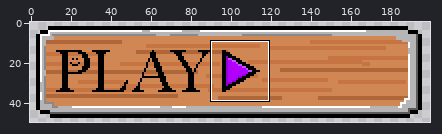
Edited in one commit: sprite sheet (images/play.png). The first picture is a wide view before the edit; the outline marks the close-up.
Close-up. As it was:
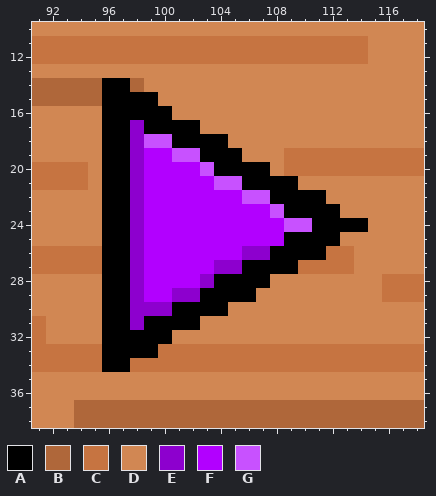
The file is 200x50 pixels. Pixels under 10% opacity are left out. Shown: x 91..118, y 10..38.
Palette (. is transparent): A #000000  B #af673a  C #c67441  D #d18753  E #8d00ce  F #b200ff  G #c851ff
Pixels before, first column x 91:
10 DDDDDDDDDDDDDDDDDDDDDDDDDDDD
11 CCCCCCCCCCCCCCCCCCCCCCCCDDDD
12 CCCCCCCCCCCCCCCCCCCCCCCCDDDD
13 DDDDDDDDDDDDDDDDDDDDDDDDDDDD
14 BBBBBAABDDDDDDDDDDDDDDDDDDDD
15 BBBBBAAAADDDDDDDDDDDDDDDDDDD
16 DDDDDAAAAADDDDDDDDDDDDDDDDDD
17 DDDDDAAEAAAADDDDDDDDDDDDDDDD
18 DDDDDAAEGGAAAADDDDDDDDDDDDDD
19 DDDDDAAEFFGGAAADDDCCCCCCCCCC
20 CCCCDAAEFFFFGAAAADCCCCCCCCCC
21 CCCCDAAEFFFFFGGAAAADDDDDDDDD
22 DDDDDAAEFFFFFFFGGAAAADDDDDDD
23 DDDDDAAEFFFFFFFFFGAAAADDDDDD
24 DDDDDAAEFFFFFFFFFFGGAAAADDDD
25 DDDDDAAEFFFFFFFFFFAAAADDDDDD
26 CCCCCAAEFFFFFFFEEAAAACCDDDDD
27 CCCCCAAEFFFFFEEAAAACCCCDDDDD
28 DDDDDAAEFFFFEAAAADDDDDDDDCCC
29 DDDDDAAEFFEEAAAADDDDDDDDDCCC
30 DDDDDAAEEEAAAADDDDDDDDDDDDDD
31 CDDDDAAEAAAADDDDDDDDDDDDDDDD
32 CDDDDAAAAADDDDDDDDDDDDDDDDDD
33 CCCCCAAAACCCCCCCCCCCCCCCCCCC
34 CCCCCAACCCCCCCCCCCCCCCCCCCCC
35 DDDDDDDDDDDDDDDDDDDDDDDDDDDD
36 DDDDDDDDDDDDDDDDDDDDDDDDDDDD
37 DDDBBBBBBBBBBBBBBBBBBBBBBBBB
38 DDDBBBBBBBBBBBBBBBBBBBBBBBBB
The result:
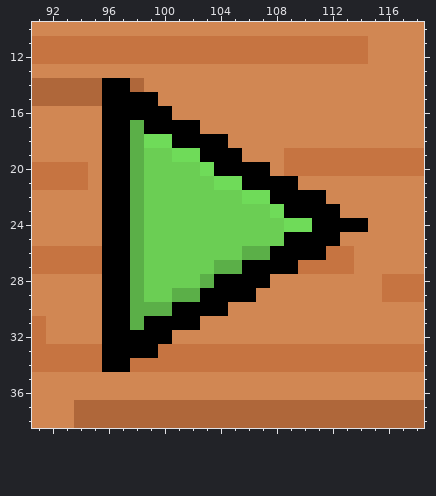
Change:
colour E: #8d00ce -> #5baf48
colour F: #b200ff -> #6bce54
colour G: #c851ff -> #6fdb59
Boxes around the changes in both close-ups, in picture pixels (x1, y1, x2, y2):
changed: (130, 120, 312, 330)
